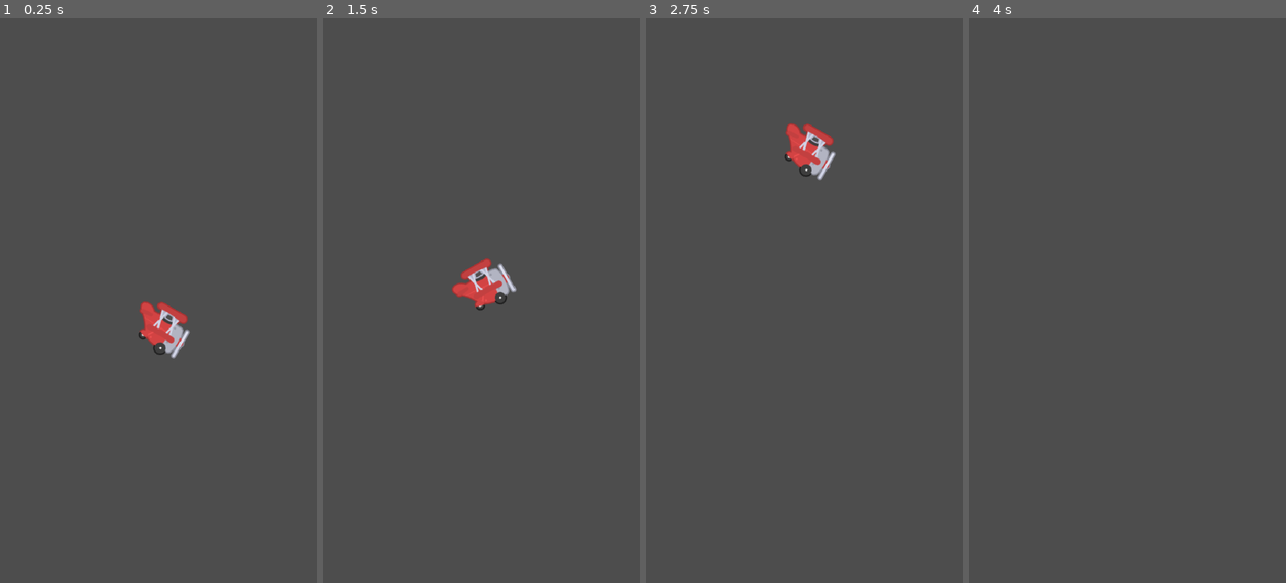
Above: before the commit, frames 1-4 (left to right).
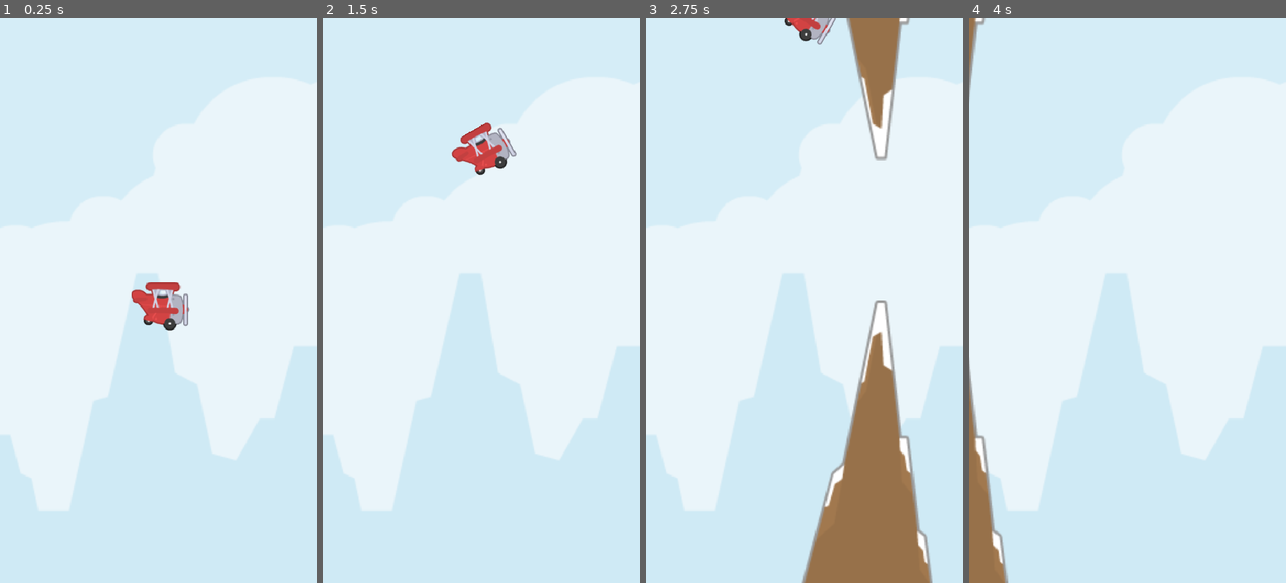
Above: after the commit, the same moments.

Repository: mo-kasiri/PorcoRossoBird
Game: Godot game, scene res://Scenes/main.tscn
The game is run twice, just before and just after one commit, with the same random seed, the same clock (stepped at 60 frames per second) and the same inputs.
Inputs:
- Up to frame 1 (0.25 s): no input
- Up to frame 2 (1.5 s): tap Space (jump) at 0.6, 0.77, 1.07, 1.35 s
- Up to frame 3 (2.75 s): tap Space (jump) at 1.52, 1.82, 2.1 s
- Up to frame 4 (4 s): tap Space (jump) at 2.85, 3.02, 3.32, 3.6, 3.77 s

The runs differ from the first frame. In frame 1, 100% of the frame differs, in the area x 0-100%, y 0-100%; in frame 2, 100%; in frame 3, 100%; in frame 4, 100%.

Commit message:
Add obsticles and send signals

Diff:
--- a/Scenes/main.tscn
+++ b/Scenes/main.tscn
@@ -1,11 +1,29 @@
 [gd_scene format=3 uid="uid://dfx62yyn4tv4"]
 
+[ext_resource type="Script" uid="uid://rp4nmq6fp3m2" path="res://Scripts/main.gd" id="1_8gbba"]
+[ext_resource type="Texture2D" uid="uid://duiy5x8u0hr7r" path="res://Assets/Sprites/background.png" id="1_bo1nx"]
 [ext_resource type="PackedScene" uid="uid://gpi0yfxjh3t3" path="res://Scenes/player.tscn" id="1_jjgbg"]
+[ext_resource type="PackedScene" uid="uid://bvtnvi3vd8r6l" path="res://Scenes/obstacle.tscn" id="4_jjvhh"]
 
-[node name="Node2D" type="Node2D" unique_id=1463615460]
+[node name="main" type="Node2D" unique_id=1463615460]
+script = ExtResource("1_8gbba")
 
 [node name="TouchScreenButton" type="TouchScreenButton" parent="." unique_id=1613923739]
 action = "jump"
 
+[node name="bg" type="Sprite2D" parent="." unique_id=566470587]
+position = Vector2(0, -105)
+scale = Vector2(2, 2)
+texture = ExtResource("1_bo1nx")
+centered = false
+
 [node name="Player" parent="." unique_id=1537498584 instance=ExtResource("1_jjgbg")]
 position = Vector2(243, 436)
+
+[node name="Obstacle" parent="." unique_id=2077279263 instance=ExtResource("4_jjvhh")]
+position = Vector2(967, 516)
+move_speed = 300.0
+
+[connection signal="on_game_started" from="Player" to="." method="_on_player_on_game_started"]
+[connection signal="on_game_started" from="Player" to="Obstacle" method="_on_player_on_game_started"]
+[connection signal="on_plane_crash" from="Obstacle" to="Player" method="_on_obstacle_on_plane_crash"]
--- /dev/null
+++ b/Scenes/obstacle.tscn
@@ -0,0 +1,30 @@
+[gd_scene format=3 uid="uid://bvtnvi3vd8r6l"]
+
+[ext_resource type="Texture2D" uid="uid://cqejf74ebsjqx" path="res://Assets/Sprites/rockSnowDown.png" id="1_2p81s"]
+[ext_resource type="Script" uid="uid://d3e7grl8cmqpv" path="res://Scripts/obstacle.gd" id="1_rvx1i"]
+[ext_resource type="Texture2D" uid="uid://dtfi2ha7ihubr" path="res://Assets/Sprites/rockSnow.png" id="2_rvx1i"]
+
+[node name="Obstacle" type="Node2D" unique_id=2077279263]
+scale = Vector2(2, 2)
+script = ExtResource("1_rvx1i")
+
+[node name="Top" type="Area2D" parent="." unique_id=604916691]
+position = Vector2(0, -270)
+
+[node name="Sprite2D" type="Sprite2D" parent="Top" unique_id=1713618138]
+texture = ExtResource("1_2p81s")
+
+[node name="CollisionPolygon2D" type="CollisionPolygon2D" parent="Top" unique_id=2015525715]
+polygon = PackedVector2Array(-55, -119, 56, -119, 16, 119, 7, 119)
+
+[node name="Bottom" type="Area2D" parent="." unique_id=563275698]
+position = Vector2(0, 75)
+
+[node name="Sprite2D" type="Sprite2D" parent="Bottom" unique_id=2022477935]
+texture = ExtResource("2_rvx1i")
+
+[node name="CollisionPolygon2D" type="CollisionPolygon2D" parent="Bottom" unique_id=2081322488]
+polygon = PackedVector2Array(-55, 116, 55, 117, 16, -118, 8, -118)
+
+[connection signal="body_entered" from="Top" to="." method="_on_top_body_entered"]
+[connection signal="body_entered" from="Bottom" to="." method="_on_bottom_body_entered"]
--- a/Scenes/player.tscn
+++ b/Scenes/player.tscn
@@ -1,7 +1,34 @@
 [gd_scene format=3 uid="uid://gpi0yfxjh3t3"]
 
-[ext_resource type="Script" uid="uid://gt3wr8rb44d" path="res://Scenes/player.gd" id="1_cvnsp"]
+[ext_resource type="Script" uid="uid://gt3wr8rb44d" path="res://Scripts/player.gd" id="1_cvnsp"]
 [ext_resource type="Texture2D" uid="uid://q0cghfj8gn7n" path="res://Assets/Sprites/Planes/planeRed1.png" id="1_v0iea"]
+[ext_resource type="Texture2D" uid="uid://wcfvmyu4tg8j" path="res://Assets/Sprites/Planes/planeRed2.png" id="3_vgqql"]
+[ext_resource type="Texture2D" uid="uid://l1m1yptx56t" path="res://Assets/Sprites/Planes/planeRed3.png" id="4_fkybt"]
+
+[sub_resource type="SpriteFrames" id="SpriteFrames_x3wgy"]
+animations = [{
+"frames": [{
+"duration": 1.0,
+"texture": ExtResource("1_v0iea")
+}],
+"loop": true,
+"name": &"idle",
+"speed": 5.0
+}, {
+"frames": [{
+"duration": 1.0,
+"texture": ExtResource("1_v0iea")
+}, {
+"duration": 1.0,
+"texture": ExtResource("3_vgqql")
+}, {
+"duration": 1.0,
+"texture": ExtResource("4_fkybt")
+}],
+"loop": true,
+"name": &"move",
+"speed": 24.0
+}]
 
 [sub_resource type="CircleShape2D" id="CircleShape2D_cvnsp"]
 radius = 40.0
@@ -9,8 +36,10 @@
 [node name="Player" type="CharacterBody2D" unique_id=1537498584]
 script = ExtResource("1_cvnsp")
 
-[node name="Sprite2D" type="Sprite2D" parent="." unique_id=1885661856]
-texture = ExtResource("1_v0iea")
+[node name="AnimatedSprite2D" type="AnimatedSprite2D" parent="." unique_id=175412093]
+sprite_frames = SubResource("SpriteFrames_x3wgy")
+animation = &"move"
+autoplay = "idle"
 
 [node name="CollisionShape2D" type="CollisionShape2D" parent="." unique_id=1476735961]
 shape = SubResource("CircleShape2D_cvnsp")
--- /dev/null
+++ b/Scripts/main.gd
@@ -0,0 +1,5 @@
+extends Node2D
+
+
+func _on_player_on_game_started() -> void:
+	print("The Game is started")
--- /dev/null
+++ b/Scripts/obstacle.gd
@@ -0,0 +1,31 @@
+extends Node2D
+
+signal on_plane_crash;
+
+@export var move_speed: float = 150;
+
+var _is_game_started: bool = false;
+
+func _process(delta: float) -> void:
+	if _is_game_started:
+		position.x -= move_speed * delta;
+
+# Called when the node enters the scene tree for the first time.
+func _ready() -> void:
+	pass # Replace with function body.
+
+func _on_player_on_game_started() -> void:
+	_is_game_started = true;
+
+func _on_top_body_entered(body: Node2D) -> void:
+	if not body is Player:
+		return;
+	on_plane_crash.emit();
+	print(" top collision")
+
+
+func _on_bottom_body_entered(body: Node2D) -> void:
+	if not body is Player:
+		return;
+	on_plane_crash.emit();
+	print("bottom collision")
--- a/Scenes/player.gd
+++ b/Scripts/player.gd
@@ -1,13 +1,20 @@
 extends CharacterBody2D
+class_name Player
+
 const PI: float = 3.141592653589793;
 
-#@onready var plane_sprite: Sprite2D = $Sprite2D
+
+signal on_game_started;
+
+@onready var animated_sprite_2d: AnimatedSprite2D = $AnimatedSprite2D
 
 @export var gravity : float = 1000;
 @export var jump_force: float = -400
 @export var max_speed: float = 600
 @export var rotation_speed: float = 6
 
+var is_started: bool = false;
+var should_process_input: bool = true;
 
 #region private_methods
 func _rotate_player(deg: float, delta: float) -> float:
@@ -18,22 +25,33 @@
 		)
 
 func _input_process():
-	if (Input.is_action_just_pressed("jump")):
+	if (Input.is_action_just_pressed("jump") and should_process_input):
 		velocity.y = jump_force;
+		if not is_started:
+			is_started = true;
+			animated_sprite_2d.play("move")
+			on_game_started.emit();
+
 #endregion
 
 func _physics_process(delta: float) -> void:
+	_input_process()
+
+	if not is_started:
+		return;
+
 	# Apply gravity
 	velocity.y += gravity * delta;
 	velocity.y = min(velocity.y, max_speed)
 	move_and_slide()
 
+	# Apply rotation
+	rotation = _rotate_player(sign(velocity.y) * PI/6, delta)
+
 func _process(delta: float) -> void:
-	if (velocity.y < 0):
-		# It's falling
-		rotation = _rotate_player(-PI/6, delta)
-		pass
-	else:
-		rotation = _rotate_player(PI/6, delta)
-		pass
-	_input_process()
+	pass
+
+
+
+func _on_obstacle_on_plane_crash() -> void:
+	is_started = false;
--- a/project.godot
+++ b/project.godot
@@ -27,12 +27,14 @@
 "deadzone": 0.2,
 "events": [Object(InputEventKey,"resource_local_to_scene":false,"resource_name":"","device":-1,"window_id":0,"alt_press …(191 unchanged characters)…
 , Object(InputEventMouseButton,"resource_local_to_scene":false,"resource_name":"","device":-1,"window_id":0,"alt_presse …(249 unchanged characters)…
+, Object(InputEventJoypadButton,"resource_local_to_scene":false,"resource_name":"","device":-1,"button_index":0,"pressure":0.0,"pressed":true,"script":null)
 ]
 }
 
 [physics]
 
 3d/physics_engine="Jolt Physics"
+common/physics_interpolation=true
 
 [rendering]
 
Not shown, added: Scripts/main.gd.uid
Not shown, added: Scripts/obstacle.gd.uid
Renamed: Scenes/player.gd.uid -> Scripts/player.gd.uid
